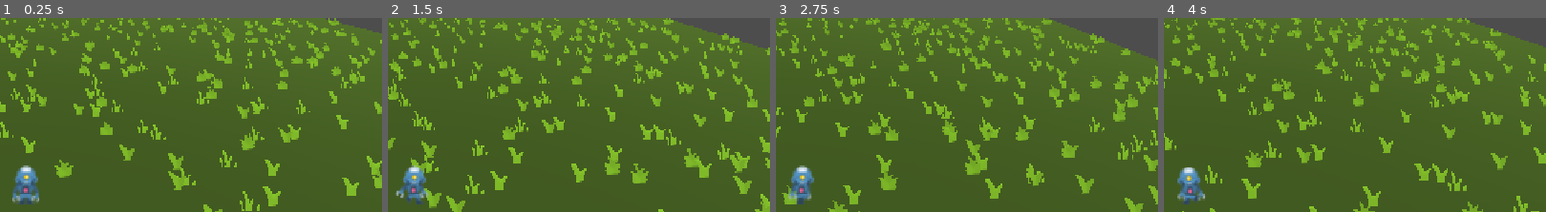
Above: before the commit, frames 1-4 (left to right).
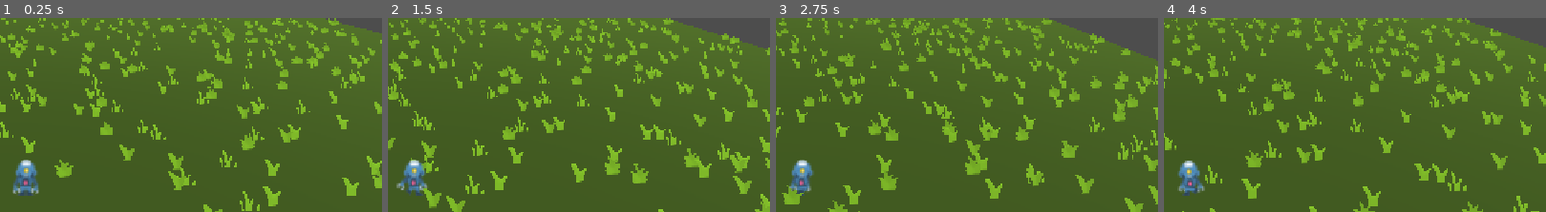
Above: after the commit, the same moments.

Repository: junethefool/acf2026_team5
Game: Godot game, scene res://scenes/root_scene.tscn
The game is run twice, just before and just after one commit, with the same random seed, the same clock (stepped at 60 frames per second) and the same inputs.
Inputs:
- Up to frame 1 (0.25 s): no input
- Up to frame 2 (1.5 s): tap Enter at 0.5 s; hold D (move_right) 0.53-1.28 s; tap Q (cam_left) at 0.6 s; hold S (move_backward) from 1.28 s (still down); tap E (cam_right) at 1.35 s
- Up to frame 3 (2.75 s): release S (move_backward) at 2.03 s; hold D (move_right) from 2.03 s (still down); tap Q (cam_left) at 2.1 s
- Up to frame 4 (4 s): release D (move_right) at 2.78 s; hold W (move_forward) 2.78-3.53 s; tap E (cam_right) at 2.85 s; hold A (move_left) from 3.53 s (still down); tap Q (cam_left) at 3.6 s
The pictures show only the part of the screen within x 47-97%, y 7-57%; the shares and areas given below are measured in that part.

The runs differ from the first frame. In frame 1, 1.1% of the frame differs, in the area x 3-11%, y 73-97%; in frame 2, 1.1%; in frame 3, 1.0%; in frame 4, 1.1%.

Commit message:
adjusting character ofset so he can actually vanish behind gras :D

Diff:
--- a/scenes/player_character.tscn
+++ b/scenes/player_character.tscn
@@ -70,8 +70,9 @@
 shape = SubResource("CapsuleShape3D_56udc")
 
 [node name="AnimatedSprite3D" type="AnimatedSprite3D" parent="." unique_id=1320450425]
-transform = Transform3D(1, 0, 0, 0, 1, 0, 0, 0, 1, 0, 0.6394026, 0)
+transform = Transform3D(1, 0, 0, 0, 1, 0, 0, 0, 1, 0, -0.0652, 0)
 gi_mode = 2
+offset = Vector2(0, 70)
 billboard = 1
 alpha_antialiasing_mode = 1
 alpha_antialiasing_edge = 0.04
